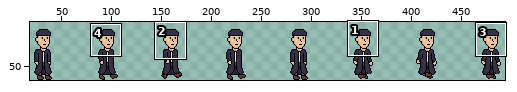
Two versions of one sprite sheet, roll-with-the-devil/sprites/TomatoShelby_Moving.png. The picture above shows the old version from afar; the outline marks the close-up.
Close-up. Before the commit:
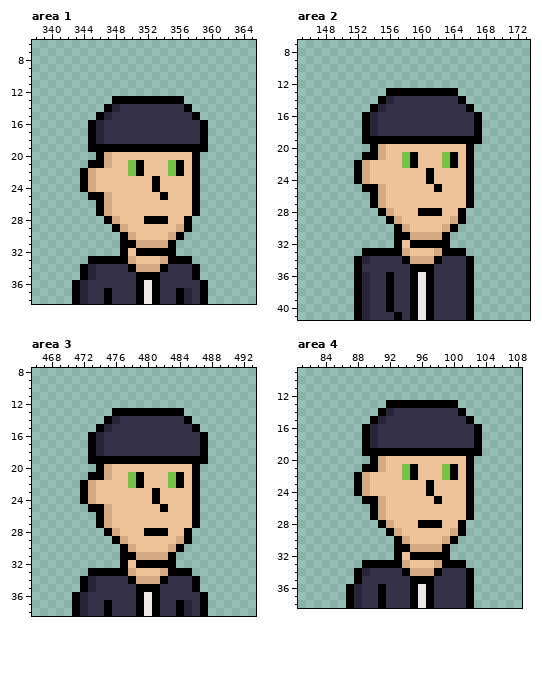
The file is 512x64 pixels. Shown: area 1: x 338..365, y 6..38; area 2: x 145..173, y 7..41; area 3: x 466..493, y 8..38; area 4: x 81..108, y 9..38. The wide view leaves out empty margins. The commit also changed other parts of the picture, which this record leaves out.
Once edited:
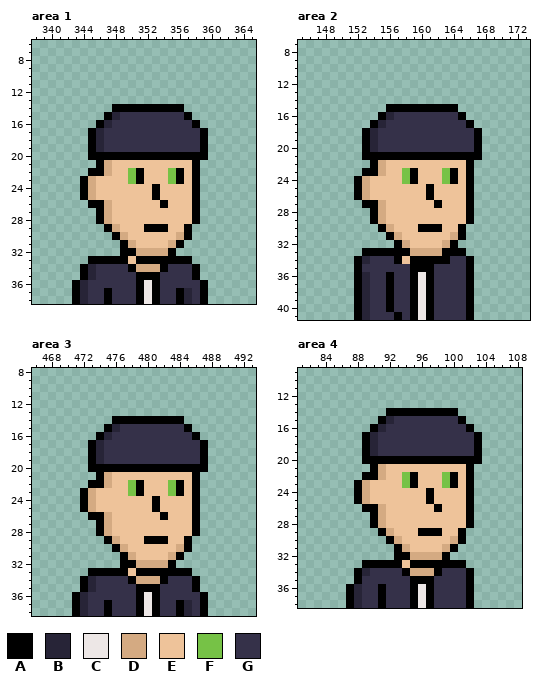
Palette (. is transparent): A #000000  B #272437  C #ede7e6  D #d4aa82  E #eec39a  F #76c246  G #353149
Change:
Changed rows in their new state; - is an unchanged pixel.
Area 1:
first column x 344:
13 ----.........---
14 ---.AAAAAAAAA.--
15 --.AB--------A.-
16 -.AB----------A.
19 --BGGGGGGGGGGGG-
20 -A-AAAAAAAAAAA-A
21 -.----EE---EE---
22 .AAD------------
23 ------FA-E-FA---
25 ADEE-----AE-----
26 -A--------A-----
28 --ADE---EEE--EA-
29 ---ADE--AAA-E---
30 ----ADE----EDA--
31 ------DEEEEDA---
32 ------ADDDD-----
33 ------EAAAA-----
Area 2:
first column x 152:
13 ----.........---
14 ---...........--
15 --..AAAAAAAAA..-
16 -..AB--------A..
17 -.AB----------A.
19 --BGGGGGGGGGGGG-
20 -ABGGGGGGGGGGGGA
21 ---AAAA-AAAA-A-A
22 ..AD--EE---EE---
23 .AAD--FA-E-FA---
24 ------FA-E-FA---
25 ADEE-----AE-----
26 ADEE-----A------
27 -A--------A-----
28 --ADE---EEE--EA-
29 --ADEE------EEA-
30 ---ADEE-AAAEEA--
31 ----ADEEEEEEDA--
32 ------DEEEEDA---
33 ------ADDD------
34 -----AEAAA-A----
Area 3:
first column x 472:
13 ----.........---
14 ---.AAAAAAAAA.--
15 --.AB--------A.-
16 -.AB----------A.
19 --BGGGGGGGGGGGG-
20 -A-AAAAAAAAAAA-A
21 -.----EE---EE---
22 .AAD------------
23 ------FA-E-FA---
25 ADEE-----AE-----
26 -A--------A-----
28 --ADE---EEE--EA-
29 ---ADE--AAA-E---
30 ----ADE----EDA--
31 ------DEEEEDA---
32 ------ADDDD-----
33 ------EAAAA-----
Area 4:
first column x 88:
13 ----.........---
14 ---.AAAAAAAAA.--
15 --.AB--------A.-
16 -.AB----------A.
19 --BGGGGGGGGGGGG-
20 -A-AAAAAAAAAAA-A
21 -.----EE---EE---
22 .AAD------------
23 ------FA-E-FA---
25 ADEE-----AE-----
26 -A--------A-----
28 --ADE---EEE--EA-
29 ---ADE--AAA-E---
30 ----ADE----EDA--
31 ------DEEEEDA---
32 ------ADDDD-----
33 ------EAAAA-----
Boxes around the changes in both close-ups, in picture pixels (x1, y1, x2, y2):
changed: (80, 96, 208, 264)
changed: (354, 88, 482, 264)
changed: (80, 408, 208, 576)
changed: (354, 400, 482, 568)
